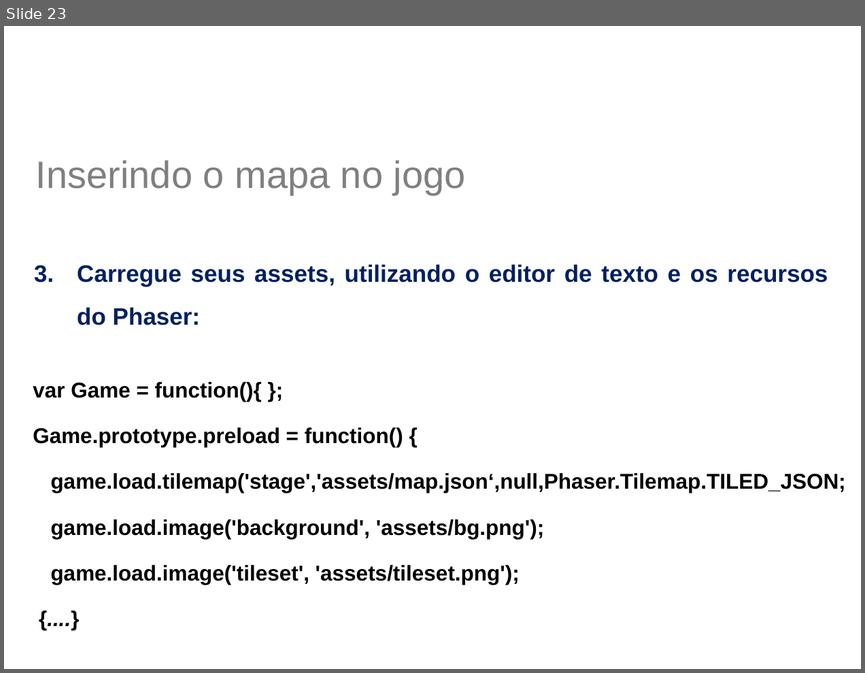
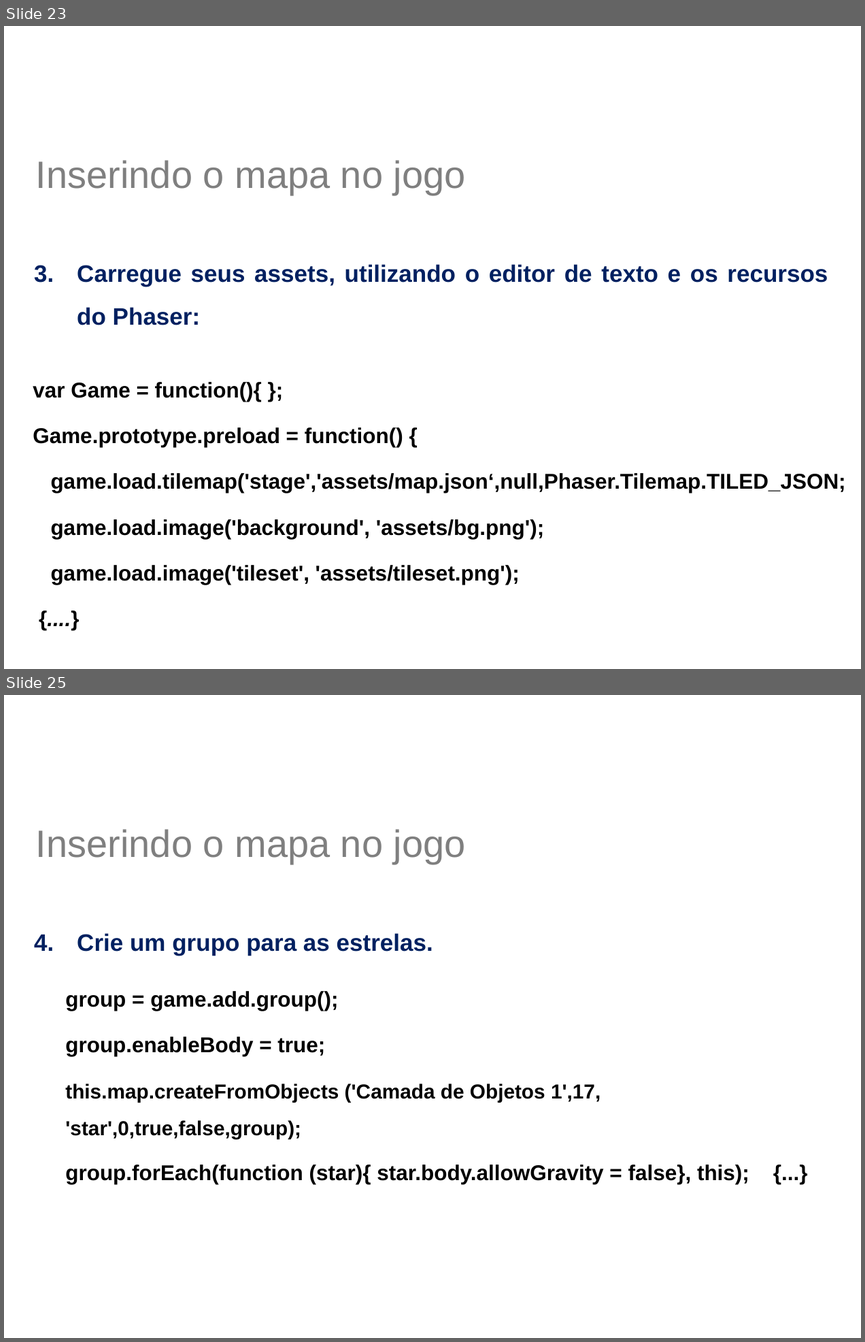
Before and after one commit to jucimarjr/html5games, a slide deck: phaser/tutorial - Tiled Map/Aula TiledMap.pptx. Shown one above the other, each under a label of ours: slide 23 before the commit, slides 23 and 25 after it; the slides between them are not shown. The pictures are 865x673 and 865x1342 pixels, drawn with LibreOffice and Linux fonts; fonts in the diff are those of the drawing; background and template pictures are left out. Boxes give left, top, right and bottom in pixels: in the first picture for what was removed or moved away, otherwise in the second. Text is boxed around its words. In the diff, an @@ line names an element or a change of style, - is before the commit and + after.

```diff
--- a/phaser/tutorial - Tiled Map/Aula TiledMap.pptx
+++ b/phaser/tutorial - Tiled Map/Aula TiledMap.pptx
@@ slide 25 added at box(4, 695, 861, 1338), background picture (left out) @@
@@ text added at box(36, 829, 466, 864), 32 pt, text #7F7F7F @@
+Inserindo o mapa no jogo
@@ text added at box(77, 933, 433, 955), 20 pt, text #002060, bold @@
+4. Crie um grupo para as estrelas.
@@ text added at box(65, 991, 749, 1184), 18 pt, text #000000, bold @@
+group = game.add.group();
+group.enableBody = true;
+this.map.createFromObjects ('Camada de Objetos 1',17, 'star',0,true,false,group);
+group.forEach(function (star){ star.body.allowGravity = false}, this); {...}
```
Also in this commit, not shown: 4 slides changed, 14 other files.
